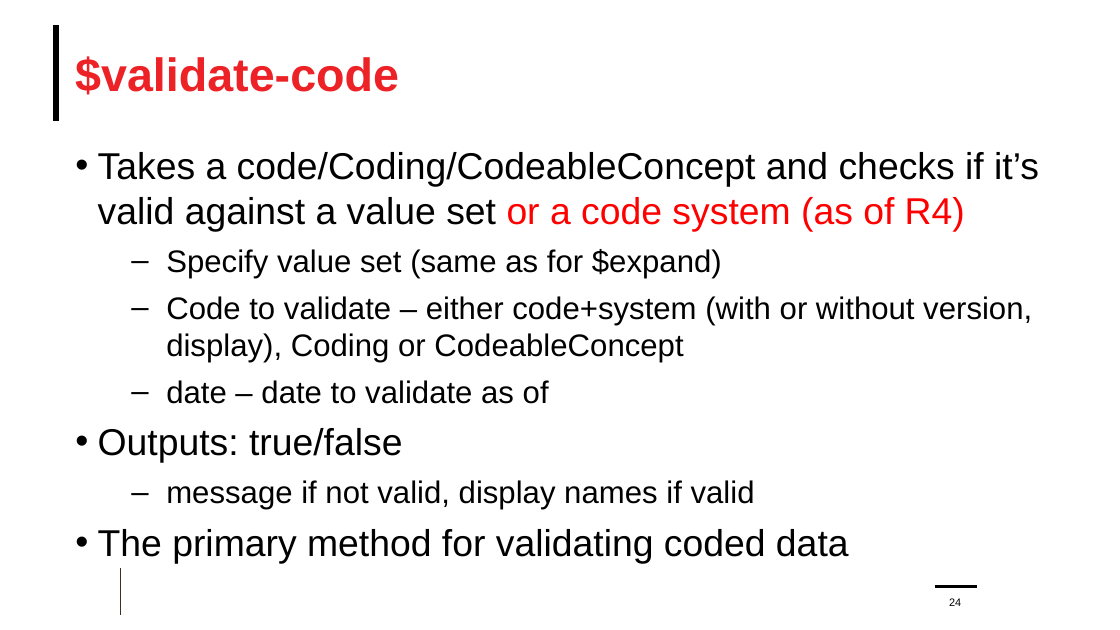
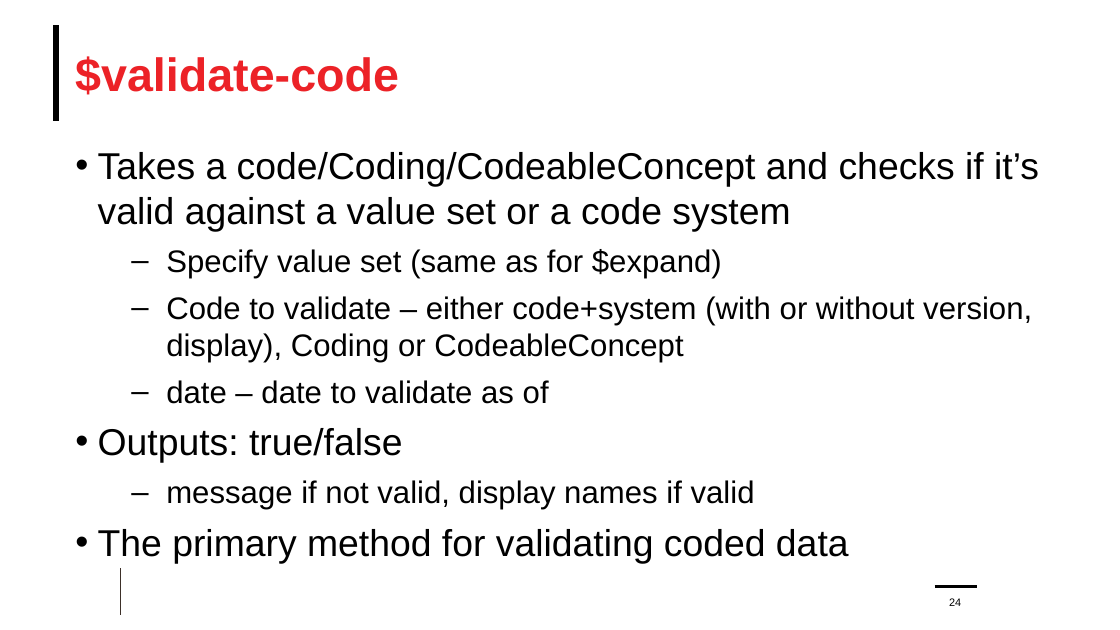
Before and after one commit to FHIR/documents, a slide deck: slide 24 of presentations/2021-11 Webinars/HL7 FHIR Terminology/FHIR-Terminology-Part-2-2021-12-01.pptx. Drawn at 1120x630 pixels with LibreOffice and Linux fonts; fonts in the diff are those of the drawing; background and template pictures are left out. Boxes give left, top, right and bottom in pixels: in the first picture for what was removed or moved away, otherwise in the second. Text is boxed around its words. In the diff, an @@ line names an element or a change of style, - is before the commit and + after.

```diff
--- a/presentations/2021-11 Webinars/HL7 FHIR Terminology/FHIR-Terminology-Part-2-2021-12-01.pptx
+++ b/presentations/2021-11 Webinars/HL7 FHIR Terminology/FHIR-Terminology-Part-2-2021-12-01.pptx
@@ text at box(98, 152, 1039, 232): text changed @@
-• Takes a code/Coding/CodeableConcept and checks if it’s valid against a value set or a code system (as of R4)
+• Takes a code/Coding/CodeableConcept and checks if it’s valid against a value set or a code system
```
Also in this commit, not shown: 13 other slides changed, 7 slides added, 2 slides removed.
